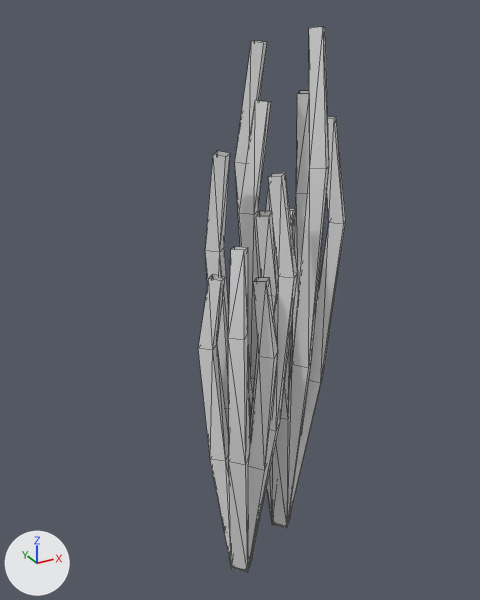
A saved change to the OBJ model game/assets/models/plants/SM_Plant_HeliconiaFlowering_Stem.obj.
Camera for both pictures: a 50 mm camera at (-0.873, -1.327, 1.423) aimed at (-0.107, 0.066, 0.727). Every picture has the same lights, and +X, +Y and +Z are marked at lower left. The picture after the commit comes second. Mesh edges are drawn as thin lines. Where no turn or scale is listed for an object, it has been applied to the vertices.

Script lines for the objects in view, before the commit:
```python
me_sm_plant_heliconiaflowering_stem = bpy.data.meshes.new('SM_Plant_HeliconiaFlowering_Stem')
me_sm_plant_heliconiaflowering_stem.from_pydata(...)  # 336 vertices, 546 faces; spans x -0.285..0.115, y -0.197..0.13, z -0.005..1.388
ob_sm_plant_heliconiaflowering_stem = bpy.data.objects.new('SM_Plant_HeliconiaFlowering_Stem', me_sm_plant_heliconiaflowering_stem)
ob_sm_plant_heliconiaflowering_stem.location = (0.0, 0.0, 0.0)
```
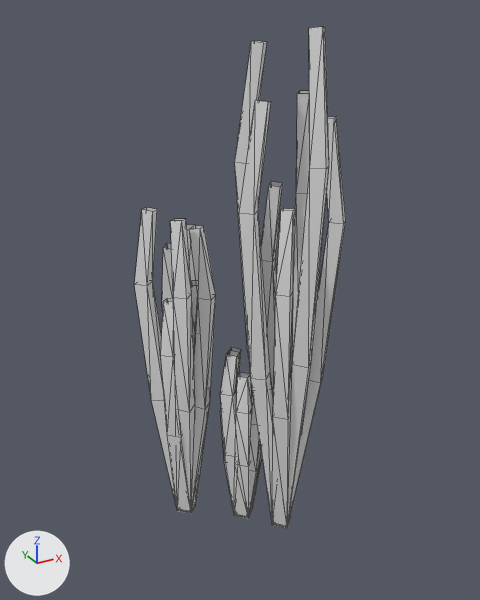
What differs and where, as boxes (x1, y1, x2, y2) in the pictures (480 x 600 px; the box of a moved part takes in the faces that stretch with it):
'SM_Plant_HeliconiaFlowering_Stem', reshaped (43% wider, 8% shorter): before (198, 27, 346, 573); after (134, 27, 346, 528)
part 1 of me_sm_plant_heliconiaflowering_stem, moved or reshaped: before (205, 151, 298, 572); after (134, 207, 261, 519)

Diff of the bpy script that builds the scene:
```diff
--- a/game/assets/models/plants/SM_Plant_HeliconiaFlowering_Stem.obj.py
+++ b/game/assets/models/plants/SM_Plant_HeliconiaFlowering_Stem.obj.py
@@ me_sm_plant_heliconiaflowering_stem @@
 # used by ob_sm_plant_heliconiaflowering_stem; location = (0.0, 0.0, 0.0)
-me_sm_plant_heliconiaflowering_stem.from_pydata(...)  # 336 vertices, 546 faces; spans x -0.285..0.115, y -0.197..0.13, z -0.005..1.388
+me_sm_plant_heliconiaflowering_stem.from_pydata(...)  # 336 vertices, 546 faces; spans x -0.341..0.115, y -0.157..0.3, z -0.005..1.388
+# me_sm_plant_heliconiaflowering_stem part 1
+# 11 vertices are removed from x -0.265..-0.193, y -0.193..-0.114, z 0.404..0.955
+# 139 faces are deleted
+# 6 vertices in x -0.174..-0.108, y 0.01..0.076, z -0.003..0.004 move by (0.059, 0.047, -0.002)
+# 4 vertices in x -0.206..-0.155, y 0.012..0.063, z 0.335 move by (0.057, 0.07, 0.038)
+# 4 vertices in x -0.221..-0.155, y -0.125..-0.059, z -0.004..-0.001 move by (-0.037, 0.287, 0.005)
+# 3 vertices in x -0.141..-0.108, y 0.01..0.043, z -0.004..0.003 move by (0.059, 0.047, 0.002)
+# 3 vertices in x -0.133..-0.082, y -0.006..0.02, z 0.34 move by (0.043, 0.032, 0.007)
+# 3 vertices in x -0.221..-0.188, y -0.125..-0.092, z -0.003..0.005 move by (-0.037, 0.287, -0.002)
+# 190 vertices move from x -0.285..-0.059, y -0.197..0.104, z -0.005..1.132 to x -0.302..-0.011, y 0.022..0.3, z -0.005..0.948
+# 11 vertices are added at x -0.341..-0.257, y 0.186..0.238, z 0.407..0.962
+# 139 new faces join them
```
